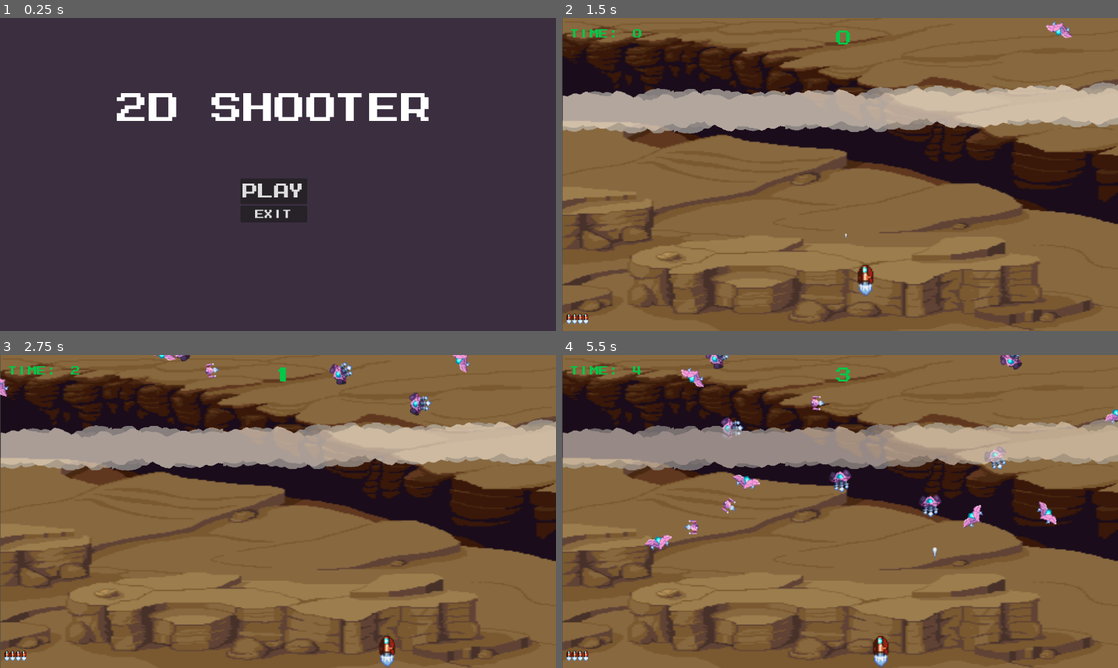
Above: before the commit, frames 1-4 (two rows, left to right).
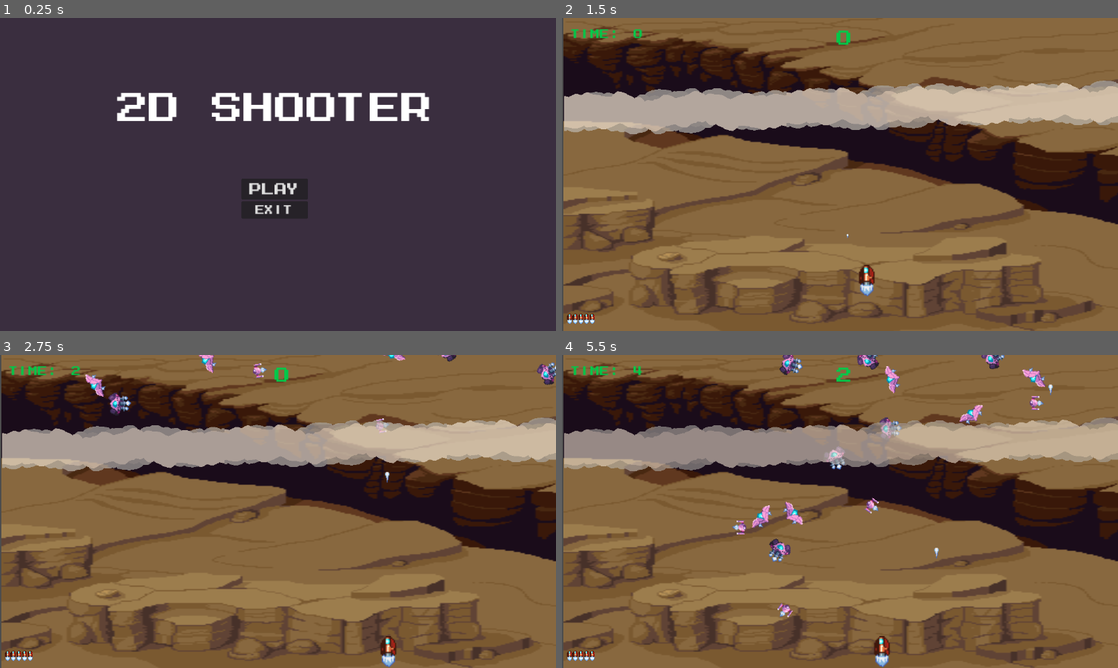
Above: after the commit, the same moments.

Repository: SomeRic001/Godot-2d-shooter
Game: Godot game, scene res://Scenes/MainMenu.tscn
The game is run twice, just before and just after one commit, with the same random seed, the same clock (stepped at 60 frames per second) and the same inputs.
Inputs:
- Up to frame 1 (0.25 s): no input
- Up to frame 2 (1.5 s): click "play" at 0.5 s; tap Enter (ui_accept) at 1.25 s; hold D (Right) from 1.28 s (still down); tap Space (Shoot) at 1.35 s
- Up to frame 3 (2.75 s): tap Enter (ui_accept) at 1.52, 2.27 s; release D (Right) at 2.03 s; hold S (down) from 2.03 s (still down); tap Space (Shoot) at 2.1 s
- Up to frame 4 (5.5 s): release S (down) at 2.78 s; hold D (Right) 2.78-3.53 s; tap Space (Shoot) every 0.75 s from 2.85 to 5.1 s; hold Up (ui_up) 3.53-4.28 s; tap Enter (ui_accept) at 3.77, 4.52, 5.27 s; hold A (Left) from 4.28 s (still down)

The runs differ from the first frame. In frame 1, 1.0% of the frame differs, in the area x 21-78%, y 23-64%; in frame 2, 2.9%; in frame 3, 4.2%; in frame 4, 6.3%, in the area x 0-100%, y 0-100%.

Commit message:
Added controller controls and vibration

Diff:
--- a/Scenes/MainMenu.tscn
+++ b/Scenes/MainMenu.tscn
@@ -58,7 +58,7 @@
 theme_override_colors/font_hover_pressed_color = Color(0.0528863, 0.583539, 0.788842, 1)
 theme_override_colors/font_hover_color = Color(0.0701451, 0.307947, 1, 1)
 theme_override_fonts/font = ExtResource("2_2cneq")
-theme_override_font_sizes/font_size = 50
+theme_override_font_sizes/font_size = 40
 text = "play"
 
 [node name="Exit" type="Button" parent="MarginContainer2/VBoxContainer"]
--- a/Scenes/Player.tscn
+++ b/Scenes/Player.tscn
@@ -23,7 +23,7 @@
 gizmo_extents = 1000.0
 
 [node name="LaserTimer" type="Timer" parent="."]
-wait_time = 0.5
+wait_time = 0.1
 
 [node name="GameMusic" type="AudioStreamPlayer2D" parent="."]
 stream = ExtResource("3_b42k3")
--- a/Scenes/level.gd
+++ b/Scenes/level.gd
@@ -2,8 +2,12 @@
 #load scene
 var enemy_scene: PackedScene = load("res://Scenes/meteor.tscn")
 var laser_scene: PackedScene = load("res://Scenes/laser.tscn")
-var health: int = 4
+var health: int = 5
+
+
 func _on_enemy_timer_timeout():
+	if get_tree().paused:
+		return
 	#create instance
 	var enemy = enemy_scene.instantiate()
 
@@ -14,6 +18,7 @@
 
 func _on_enemy_collision():
 	health-=1
+	Input.start_joy_vibration(0,0.5,1,0.3)
 	get_tree().call_group("UI","_sethealth",health)
 	if health<=0:
 		get_tree().change_scene_to_file("res://Scenes/game_over.tscn")
@@ -22,8 +27,7 @@
 
 func _ready():
 	get_tree().call_group("UI","_sethealth",health)
-
-
+	get_tree().paused = false
 
 func _on_player_laser(pos):
 	var laser = laser_scene.instantiate()
--- a/Scenes/level.tscn
+++ b/Scenes/level.tscn
@@ -117,7 +117,6 @@
 size = Vector2(6.00011, 1288)
 
 [node name="Level" type="Node2D"]
-position = Vector2(-1, 0)
 script = ExtResource("1_6ltts")
 
 [node name="Game" type="AudioStreamPlayer2D" parent="."]
@@ -129,7 +128,6 @@
 position = Vector2(641.5, 361.891)
 scale = Vector2(4.99609, 2.66256)
 texture = ExtResource("1_ylhkx")
-metadata/_edit_lock_ = true
 
 [node name="Laser" type="Node2D" parent="."]
 
@@ -143,31 +141,31 @@
 metadata/_edit_lock_ = true
 
 [node name="AnimatedSprite2D" type="AnimatedSprite2D" parent="Clouds"]
-position = Vector2(131, 214)
+position = Vector2(131, 215)
 rotation = -0.000602677
 sprite_frames = SubResource("SpriteFrames_elmby")
 autoplay = "default"
 
-[node name="AnimatedSprite2D2" type="AnimatedSprite2D" parent="Clouds"]
-position = Vector2(387, 214.5)
+[node name="AnimatedSprite2D3" type="AnimatedSprite2D" parent="Clouds"]
+position = Vector2(643, 206)
+sprite_frames = SubResource("SpriteFrames_elmby")
+autoplay = "default"
+
+[node name="AnimatedSprite2D6" type="AnimatedSprite2D" parent="Clouds"]
+position = Vector2(387, 213)
+rotation = 3.14159
+sprite_frames = SubResource("SpriteFrames_elmby")
+autoplay = "default"
+
+[node name="AnimatedSprite2D4" type="AnimatedSprite2D" parent="Clouds"]
+position = Vector2(899, 202)
 rotation = -3.14159
 sprite_frames = SubResource("SpriteFrames_elmby")
 autoplay = "default"
-
-[node name="AnimatedSprite2D3" type="AnimatedSprite2D" parent="Clouds"]
-position = Vector2(643, 211)
-sprite_frames = SubResource("SpriteFrames_elmby")
-autoplay = "default"
-
-[node name="AnimatedSprite2D4" type="AnimatedSprite2D" parent="Clouds"]
-position = Vector2(899, 207)
-rotation = -3.14159
-sprite_frames = SubResource("SpriteFrames_elmby")
-autoplay = "default"
 frame_progress = 0.122588
 
 [node name="AnimatedSprite2D5" type="AnimatedSprite2D" parent="Clouds"]
-position = Vector2(1155, 200)
+position = Vector2(1155, 195)
 sprite_frames = SubResource("SpriteFrames_elmby")
 autoplay = "default"
 frame_progress = 0.122588
--- /dev/null
+++ b/pause.gdshader
@@ -0,0 +1,14 @@
+shader_type canvas_item;
+
+void vertex() {
+	// Called for every vertex the material is visible on.
+}
+
+void fragment() {
+	// Called for every pixel the material is visible on.
+}
+
+//void light() {
+	// Called for every pixel for every light affecting the CanvasItem.
+	// Uncomment to replace the default light processing function with this one.
+//}
--- a/project.godot
+++ b/project.godot
@@ -21,35 +21,53 @@
 
 [display]
 
-window/size/viewport_width=1280
-window/size/viewport_height=720
+window/size/viewport_width=1278
+window/size/viewport_height=719
+window/stretch/mode="canvas_items"
 
 [input]
 
 Left={
 "deadzone": 0.5,
 "events": [Object(InputEventKey,"resource_local_to_scene":false,"resource_name":"","device":-1,"window_id":0,"alt_press …(191 unchanged characters)…
+, Object(InputEventJoypadButton,"resource_local_to_scene":false,"resource_name":"","device":-1,"button_index":13,"pressure":0.0,"pressed":true,"script":null)
+, Object(InputEventJoypadMotion,"resource_local_to_scene":false,"resource_name":"","device":-1,"axis":0,"axis_value":-1.0,"script":null)
 ]
 }
 Right={
 "deadzone": 0.5,
 "events": [Object(InputEventKey,"resource_local_to_scene":false,"resource_name":"","device":0,"window_id":0,"alt_presse …(189 unchanged characters)…
+, Object(InputEventJoypadMotion,"resource_local_to_scene":false,"resource_name":"","device":-1,"axis":0,"axis_value":1.0,"script":null)
+, Object(InputEventJoypadButton,"resource_local_to_scene":false,"resource_name":"","device":-1,"button_index":14,"pressure":0.0,"pressed":true,"script":null)
 ]
 }
 up={
 "deadzone": 0.5,
 "events": [Object(InputEventKey,"resource_local_to_scene":false,"resource_name":"","device":-1,"window_id":0,"alt_press …(192 unchanged characters)…
+, Object(InputEventJoypadMotion,"resource_local_to_scene":false,"resource_name":"","device":-1,"axis":1,"axis_value":-1.0,"script":null)
+, Object(InputEventJoypadButton,"resource_local_to_scene":false,"resource_name":"","device":-1,"button_index":11,"pressure":0.0,"pressed":true,"script":null)
 ]
 }
 down={
 "deadzone": 0.5,
 "events": [Object(InputEventKey,"resource_local_to_scene":false,"resource_name":"","device":-1,"window_id":0,"alt_press …(192 unchanged characters)…
+, Object(InputEventJoypadMotion,"resource_local_to_scene":false,"resource_name":"","device":-1,"axis":1,"axis_value":1.0,"script":null)
+, Object(InputEventJoypadButton,"resource_local_to_scene":false,"resource_name":"","device":-1,"button_index":12,"pressure":0.0,"pressed":true,"script":null)
 ]
 }
 Shoot={
 "deadzone": 0.5,
 "events": [Object(InputEventKey,"resource_local_to_scene":false,"resource_name":"","device":-1,"window_id":0,"alt_press …(191 unchanged characters)…
 , Object(InputEventMouseButton,"resource_local_to_scene":false,"resource_name":"","device":-1,"window_id":0,"alt_presse …(244 unchanged characters)…
+, Object(InputEventJoypadMotion,"resource_local_to_scene":false,"resource_name":"","device":-1,"axis":5,"axis_value":1.0,"script":null)
+, Object(InputEventJoypadMotion,"resource_local_to_scene":false,"resource_name":"","device":-1,"axis":4,"axis_value":1.0,"script":null)
+, Object(InputEventJoypadButton,"resource_local_to_scene":false,"resource_name":"","device":-1,"button_index":1,"pressure":0.0,"pressed":true,"script":null)
+, Object(InputEventJoypadButton,"resource_local_to_scene":false,"resource_name":"","device":-1,"button_index":2,"pressure":0.0,"pressed":true,"script":null)
+]
+}
+pause={
+"deadzone": 0.5,
+"events": [Object(InputEventJoypadButton,"resource_local_to_scene":false,"resource_name":"","device":-1,"button_index":6,"pressure":0.0,"pressed":true,"script":null)
 ]
 }
 
Not shown, changed: export_presets.cfg
Not shown, changed: 2DSHOOTER.exe
